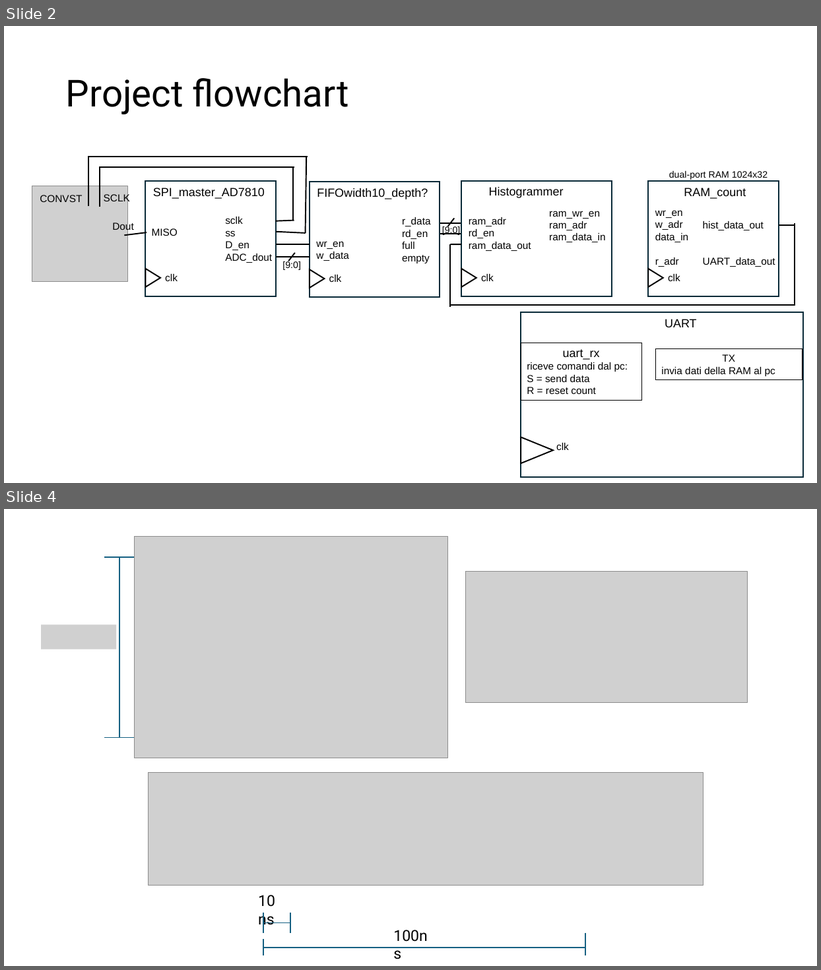
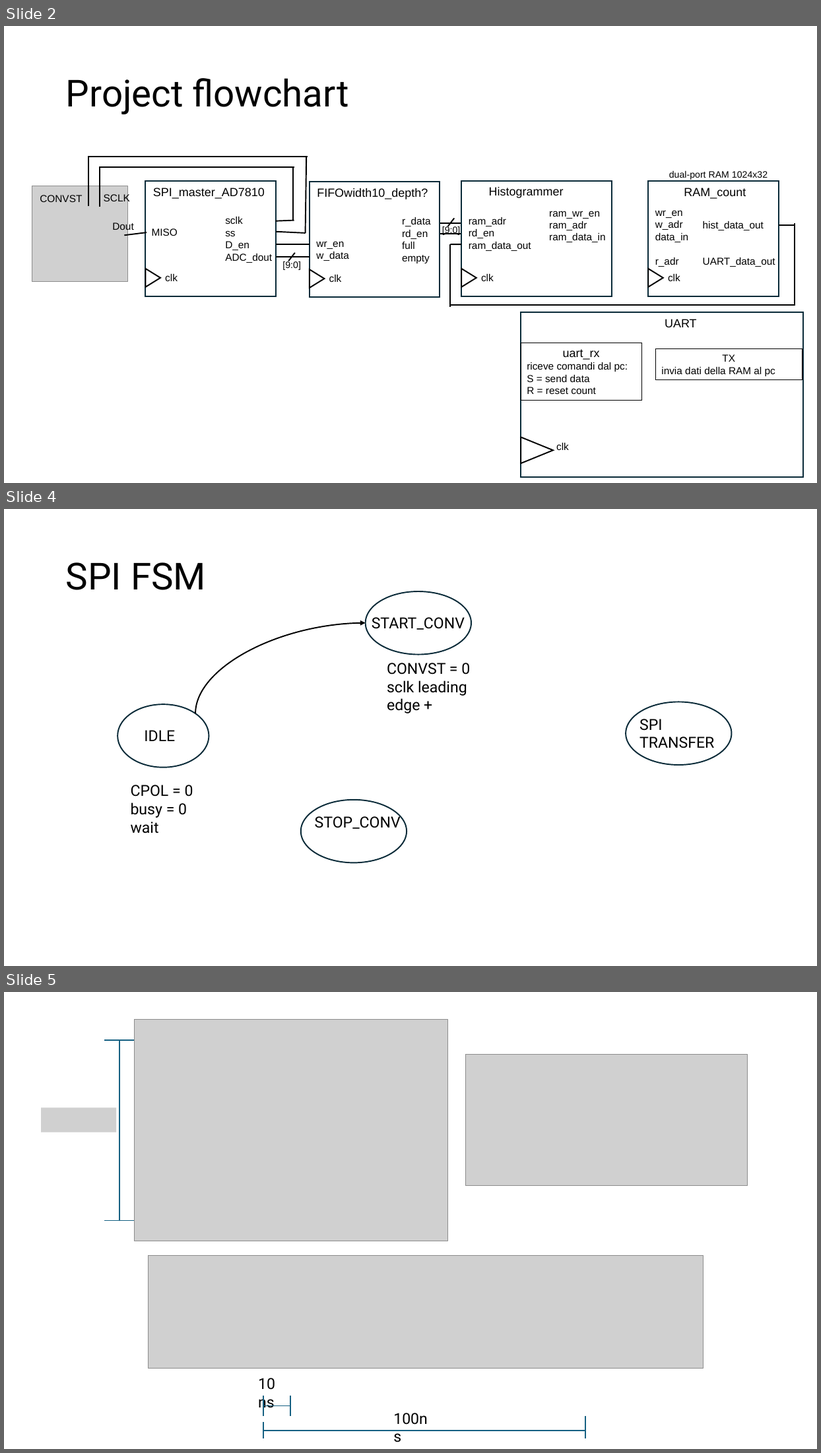
Before and after one commit to micstonks/ADC_Code_Density_on_FPGA, a slide deck: project.pptx. Shown one above the other, each under a label of ours: slides 2 and 4 before the commit, slides 2, 4 and 5 after it; the slides between them are not shown. The pictures are 821x970 and 821x1453 pixels, drawn with LibreOffice and Linux fonts; fonts in the diff are those of the drawing; grey boxes stand for pictures. Boxes give left, top, right and bottom in pixels: in the first picture for what was removed or moved away, otherwise in the second. Text is boxed around its words. In the diff, an @@ line names an element or a change of style, - is before the commit and + after.

```diff
--- a/project.pptx
+++ b/project.pptx
@@ slide 4 added at <box>4,509,817,966</box>, background #FFFFFF @@
@@ title added at <box>66,562,206,590</box>, 44 pt, text #000000 @@
+SPI FSM
@@ ellipse added at <box>366,591,472,654</box>, outline #092A39 1.5 pt @@
@@ curved arrow added from (195, 714) to (366, 623), #000000 1.5 pt @@
@@ text added at <box>372,617,465,630</box>, 18 pt, text #000000 @@
+START_CONV
@@ text added at <box>387,663,470,714</box>, 18 pt, text #000000 @@
+CONVST = 0
+sclk leading edge +
@@ ellipse added at <box>118,705,209,768</box>, outline #092A39 1.5 pt @@
@@ ellipse added at <box>626,702,733,765</box>, outline #092A39 1.5 pt @@
@@ text added at <box>640,719,714,749</box>, 18 pt, text #000000 @@
+SPI TRANSFER
@@ text added at <box>144,730,175,741</box>, 18 pt, text #000000 @@
+IDLE
@@ text added at <box>131,785,193,834</box>, 18 pt, text #000000 @@
+CPOL = 0
+busy = 0
+wait
@@ ellipse added at <box>301,800,407,863</box>, outline #092A39 1.5 pt @@
@@ text added at <box>315,814,401,829</box>, 18 pt, text #000000 @@
+STOP_CONV
@@ what was slide 4 is now slide 5 @@
```
Also in this commit, not shown: 1 slide changed, 7 other files.
